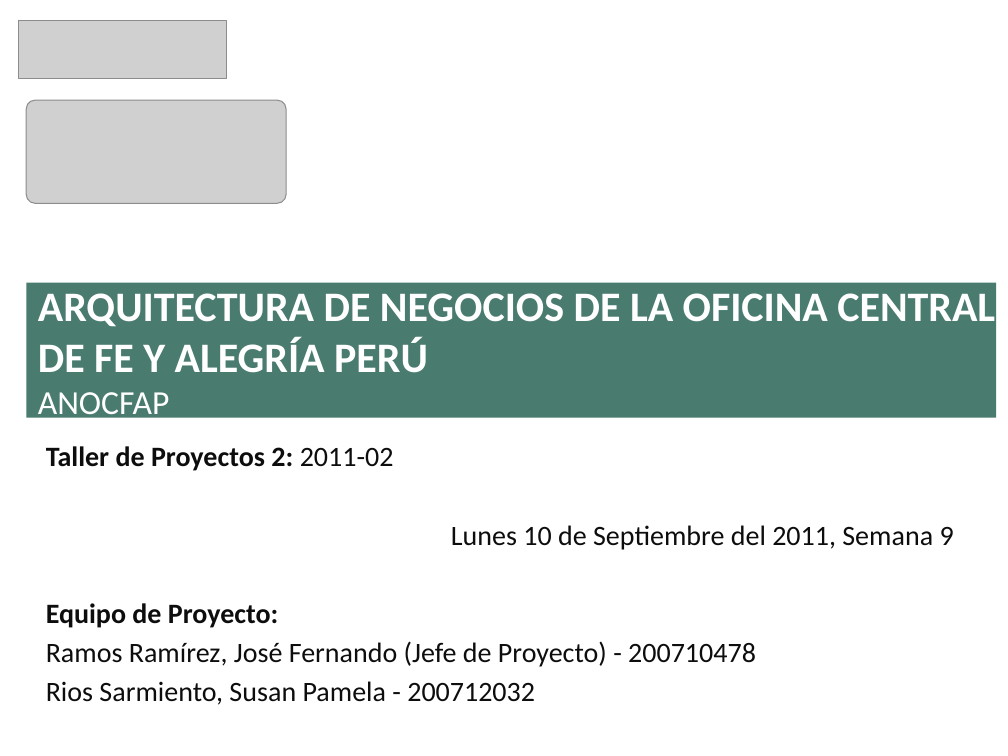
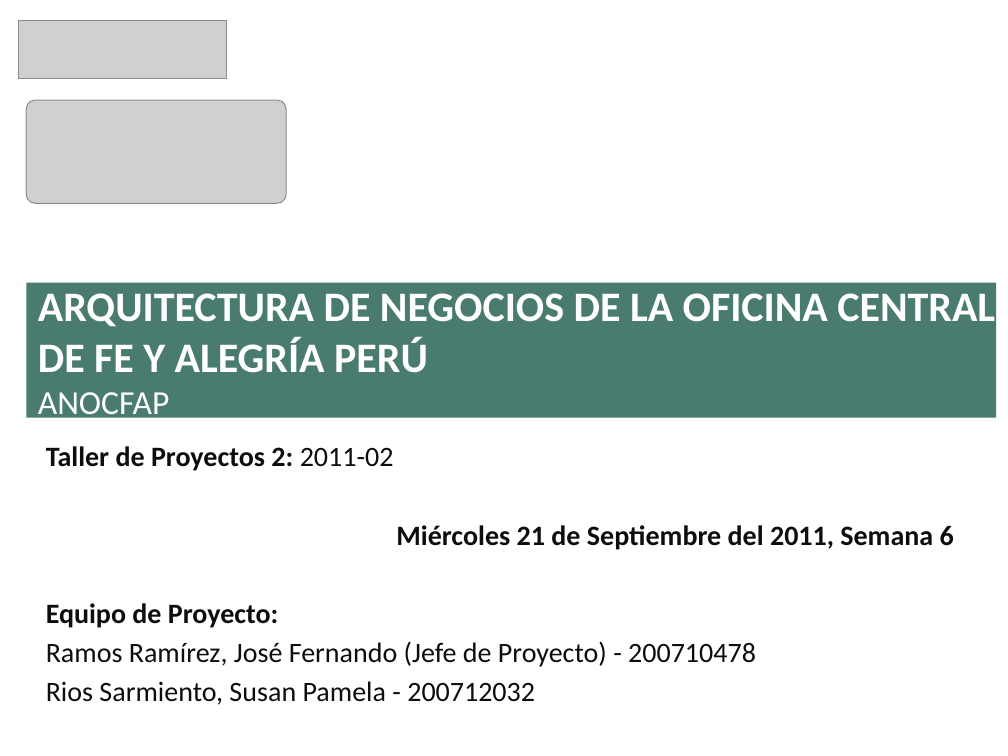
Before and after one commit to cms/proyecto-fya, a slide deck: slide 1 of Presentación Sem 7 - 2011.2/Presentación Final v1.0.pptx. Drawn at 1008x756 pixels with LibreOffice and Linux fonts; fonts in the diff are those of the drawing; grey boxes stand for pictures; background and template pictures are left out. Boxes give left, top, right and bottom in pixels: in the first picture for what was removed or moved away, otherwise in the second. Text is boxed around its words. In the diff, an @@ line names an element or a change of style, - is before the commit and + after.

```diff
--- a/Presentación Sem 7 - 2011.2/Presentación Final v1.0.pptx
+++ b/Presentación Sem 7 - 2011.2/Presentación Final v1.0.pptx
@@ subtitle at bbox=[396, 525, 954, 550]: text changed; bold on @@
-Lunes 10 de Septiembre del 2011, Semana 9
+Miércoles 21 de Septiembre del 2011, Semana 6
```
Also in this commit, not shown: 6 other slides changed, 13 slides added, 4 slides removed, 1 other file.
